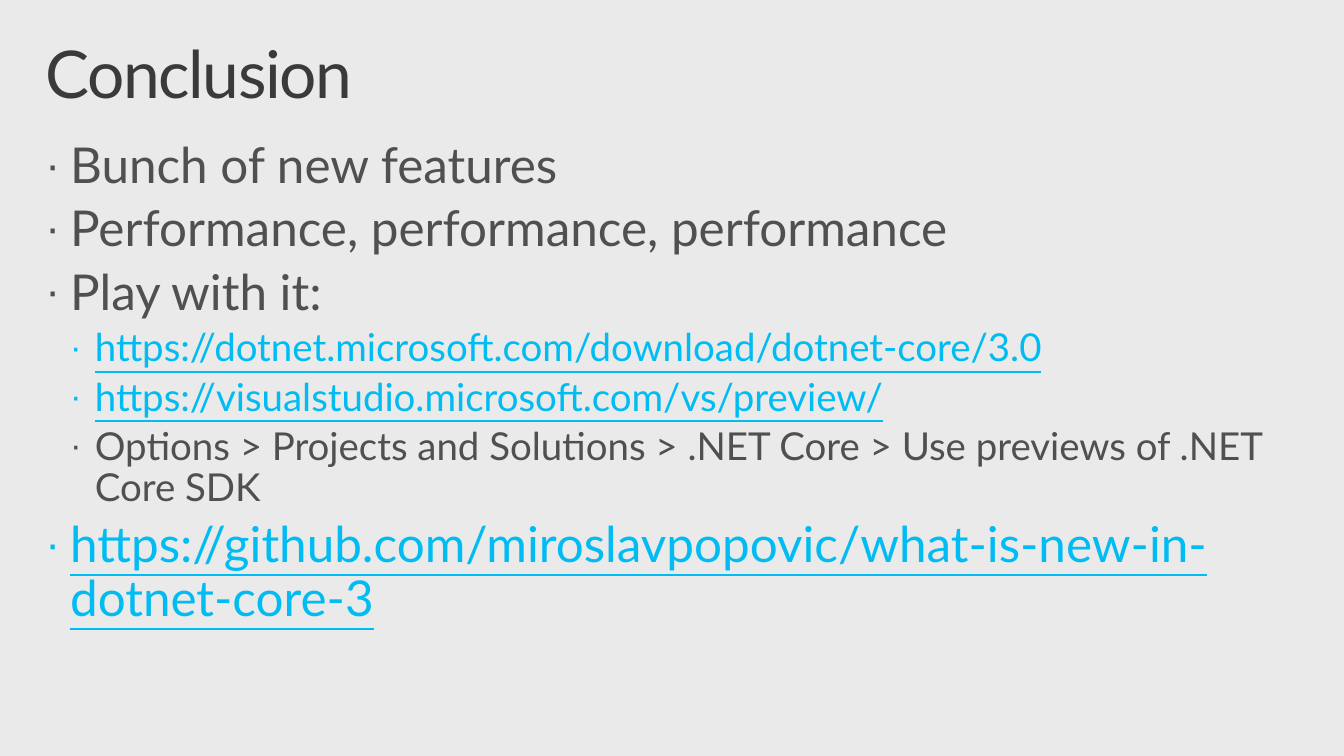
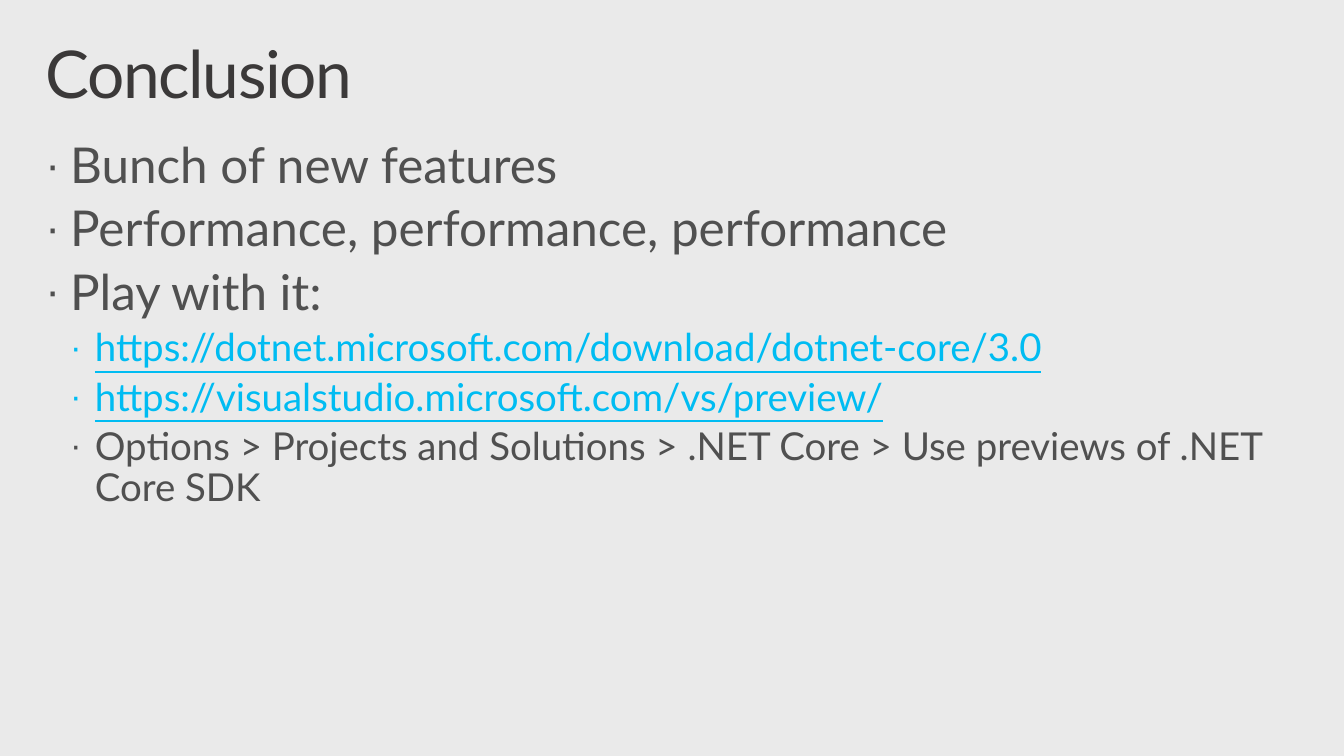
Before and after one commit to nithinmohantk/VS2019Launch-LK, a slide deck: slide 41 of slides/VS2019-Launch-CS80.pptx (slide 43 before the commit). Drawn at 1344x756 pixels with LibreOffice and Linux fonts; fonts in the diff are those of the drawing; background and template pictures are left out. Boxes give left, top, right and bottom in pixels: in the first picture for what was removed or moved away, otherwise in the second. Text is boxed around its words. In the diff, an @@ line names an element or a change of style, - is before the commit and + after.

```diff
--- a/slides/VS2019-Launch-CS80.pptx
+++ b/slides/VS2019-Launch-CS80.pptx
@@ text at [70,525,1207,617]: paragraph removed @@
-· https://github.com/miroslavpopovic/what-is-new-in-dotnet-core-3
```
Also in this commit, not shown: 20 other slides changed, 1 slide added, 3 slides removed, 5 other files.
